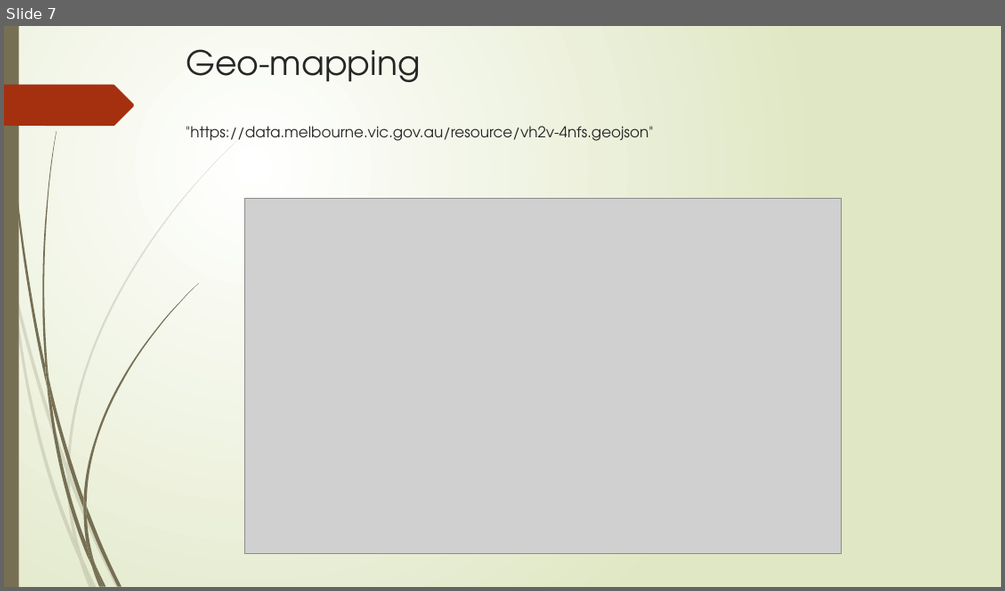
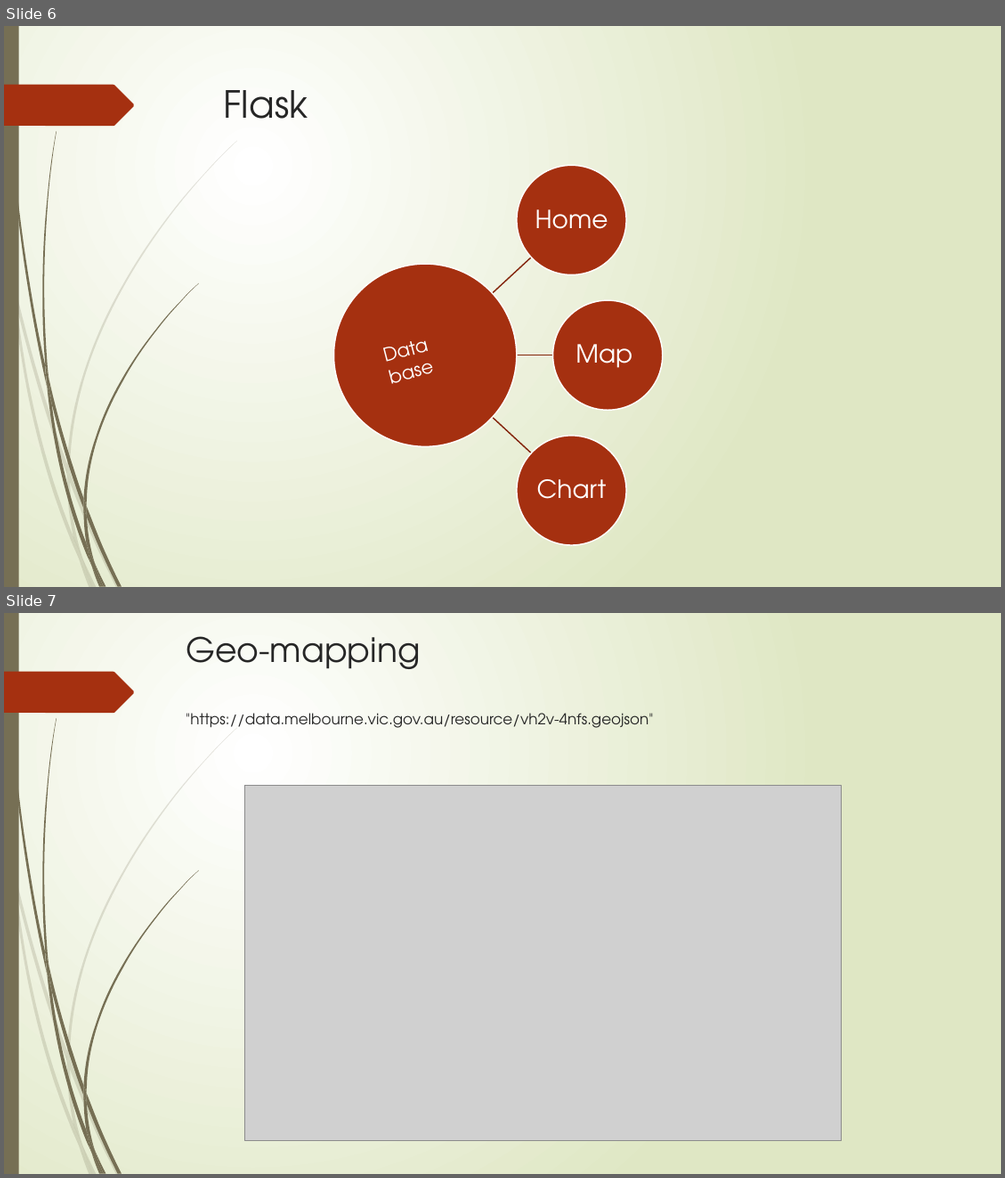
Before and after one commit to Rishi0406/project_2, a slide deck: Presentation1.pptx. Shown one above the other, each under a label of ours: slide 7 before the commit, slides 6 and 7 after it. The pictures are 1005x591 and 1005x1178 pixels, drawn with LibreOffice and Linux fonts; fonts in the diff are those of the drawing; grey boxes stand for pictures. Boxes give left, top, right and bottom in pixels: in the first picture for what was removed or moved away, otherwise in the second. Text is boxed around its words. In the diff, an @@ line names an element or a change of style, - is before the commit and + after.

Commit message:
presentation

```diff
--- a/Presentation1.pptx
+++ b/Presentation1.pptx
@@ slide 6 added at bbox=[4, 26, 1001, 587], background gradient #FFFFFF to #DFE8C4; not listed: 24 template elements that a slide beside it also shows @@
@@ title added at bbox=[224, 90, 308, 119], 36 pt, text #262626 @@
+Flask
@@ rectangle added at bbox=[372, 317, 485, 394], fill #A53010, outline #A53010 0.75 pt, 18 pt, text #FFFFFF @@
+Data base
@@ group added at bbox=[334, 165, 663, 546]: 4 ellipses, 3 freeform shapes, 3 texts @@
+Home
+Map
+Chart
```
Also in this commit, not shown: 1 slide removed.
